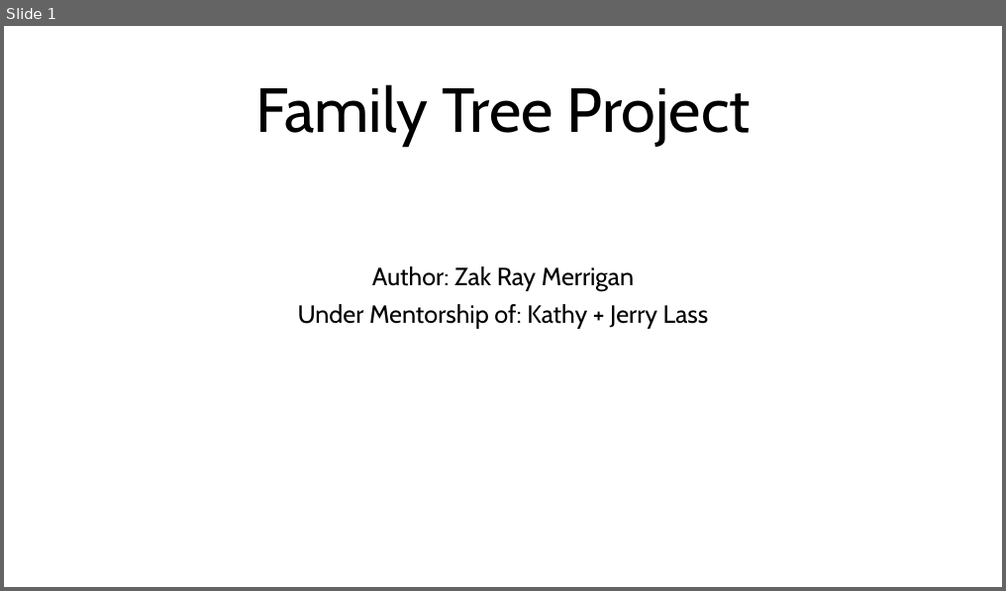
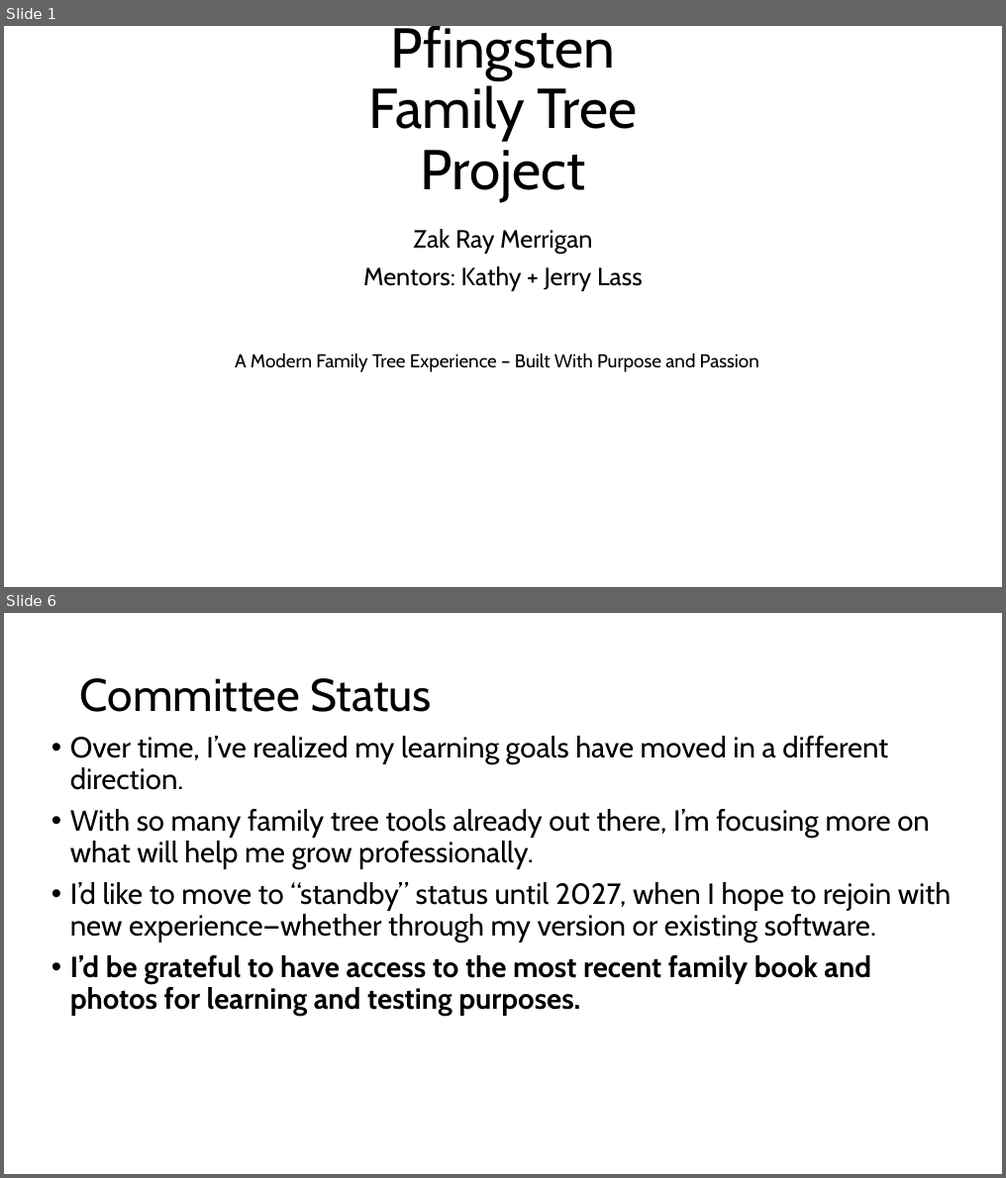
Before and after one commit to Zakttack/FamilyTreeProject, a slide deck: Resources/Family Tree Project Checkpoint Presentation.pptx. Shown one above the other, each under a label of ours: slide 1 before the commit, slides 1 and 6 after it; the slides between them are not shown. The pictures are 1006x591 and 1006x1178 pixels, drawn with LibreOffice and Linux fonts; fonts in the diff are those of the drawing. Boxes give left, top, right and bottom in pixels: in the first picture for what was removed or moved away, otherwise in the second. Text is boxed around its words. In the diff, an @@ line names an element or a change of style, - is before the commit and + after.

Commit message:
Implemented my presentation for what I have so far.

```diff
--- a/Resources/Family Tree Project Checkpoint Presentation.pptx
+++ b/Resources/Family Tree Project Checkpoint Presentation.pptx
@@ slide 6 added at bbox=[4, 613, 1002, 1174], background #FFFFFF @@
@@ title added at bbox=[80, 678, 433, 712], 44 pt, text #000000 @@
+Committee Status
@@ text added at bbox=[70, 736, 950, 1016], 28 pt, text #000000 @@
+• Over time, I’ve realized my learning goals have moved in a different direction.
+• With so many family tree tools already out there, I’m focusing more on what will help me grow professionally.
+• I’d like to move to “standby” status until 2027, when I hope to rejoin with new experience—whether through my version or existing software.
+• I’d be grateful to have access to the most recent family book and photos for learning and testing purposes.
@@ slide 1 changed as well @@
@@ title at bbox=[369, 26, 637, 202]: text changed; size 60 to 54 pt @@
-Family Tree Project
+Pfingsten
+Family Tree Project
@@ subtitle at bbox=[363, 229, 643, 291]: text changed @@
-Author: Zak Ray Merrigan
-Under Mentorship of: Kathy + Jerry Lass
+Zak Ray Merrigan
+Mentors: Kathy + Jerry Lass
@@ text added at bbox=[235, 353, 759, 372], 18 pt, text #000000 @@
+A Modern Family Tree Experience – Built With Purpose and Passion
```
Also in this commit, not shown: 1 other slide changed, 3 other slides added.
